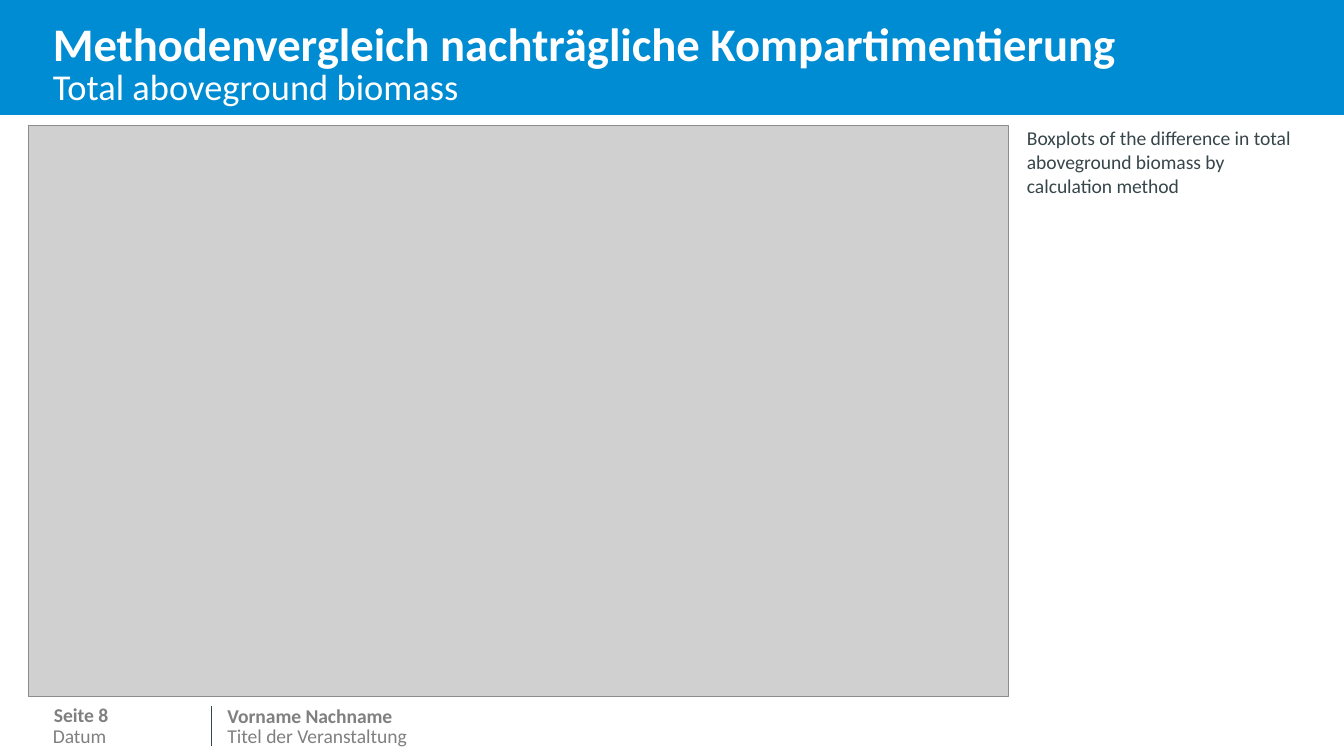
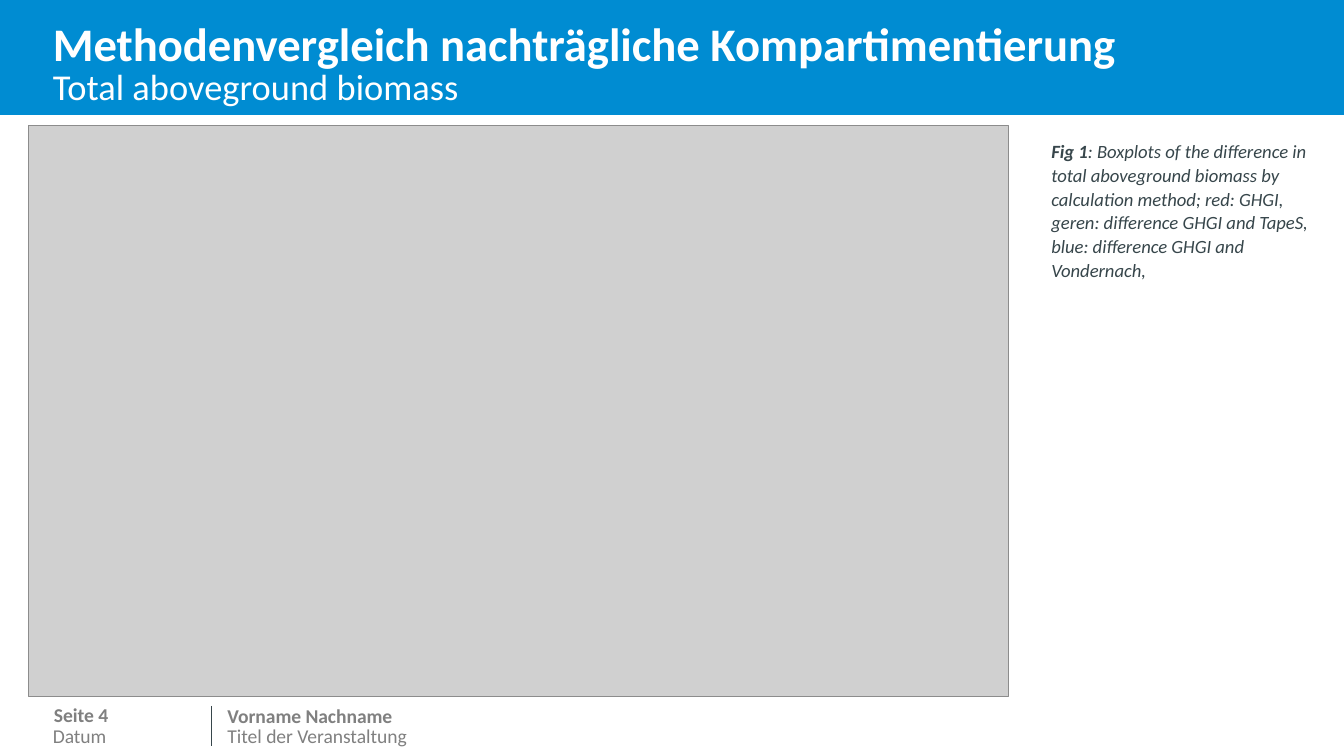
Before and after one commit to JetteGercken/TI_BZE_BE_analysis, a slide deck: slide 5 of info/biomasse_vergleich_MoMoK_BE.pptx (slide 9 before the commit). Drawn at 1344x756 pixels with LibreOffice and Linux fonts; fonts in the diff are those of the drawing; grey boxes stand for pictures; background and template pictures are left out. Boxes give left, top, right and bottom in pixels: in the first picture for what was removed or moved away, otherwise in the second. Text is boxed around its words. In the diff, an @@ line names an element or a change of style, - is before the commit and + after.

Commit message:
visulaization biomass

```diff
--- a/info/biomasse_vergleich_MoMoK_BE.pptx
+++ b/info/biomasse_vergleich_MoMoK_BE.pptx
@@ text at <box>1051,145,1308,279</box>: text changed; size 10.5 to 10 pt; italic on @@
-Boxplots of the difference in total aboveground biomass by calculation method
+Fig 1: Boxplots of the difference in total aboveground biomass by calculation method; red: GHGI, geren: difference GHGI and TapeS, blue: difference GHGI and Vondernach,
@@ page number at <box>54,708,108,722</box>: text changed @@
-Seite 8
+Seite 4
```
Also in this commit, not shown: 4 other slides changed, 8 slides removed, 1 other file.
